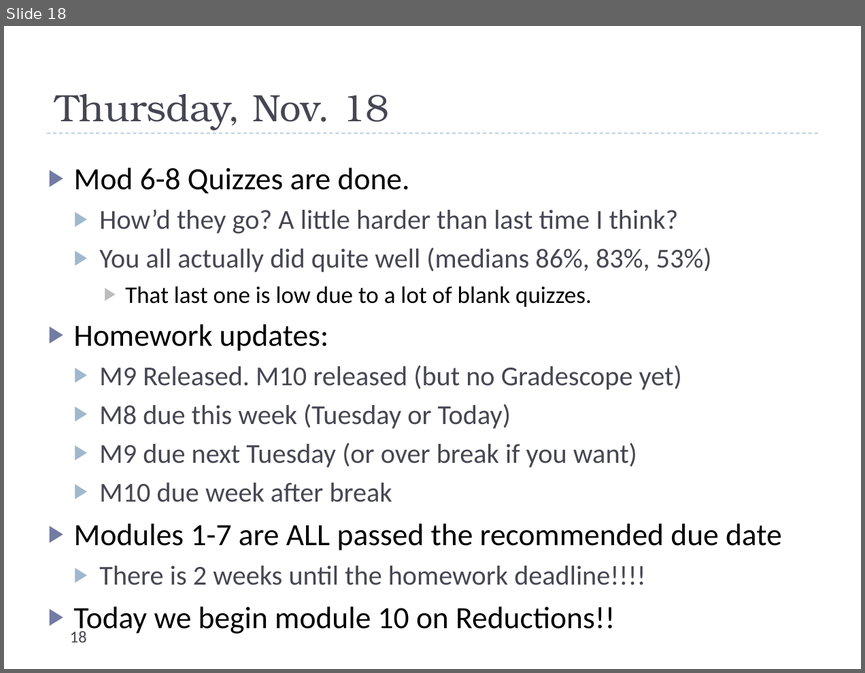
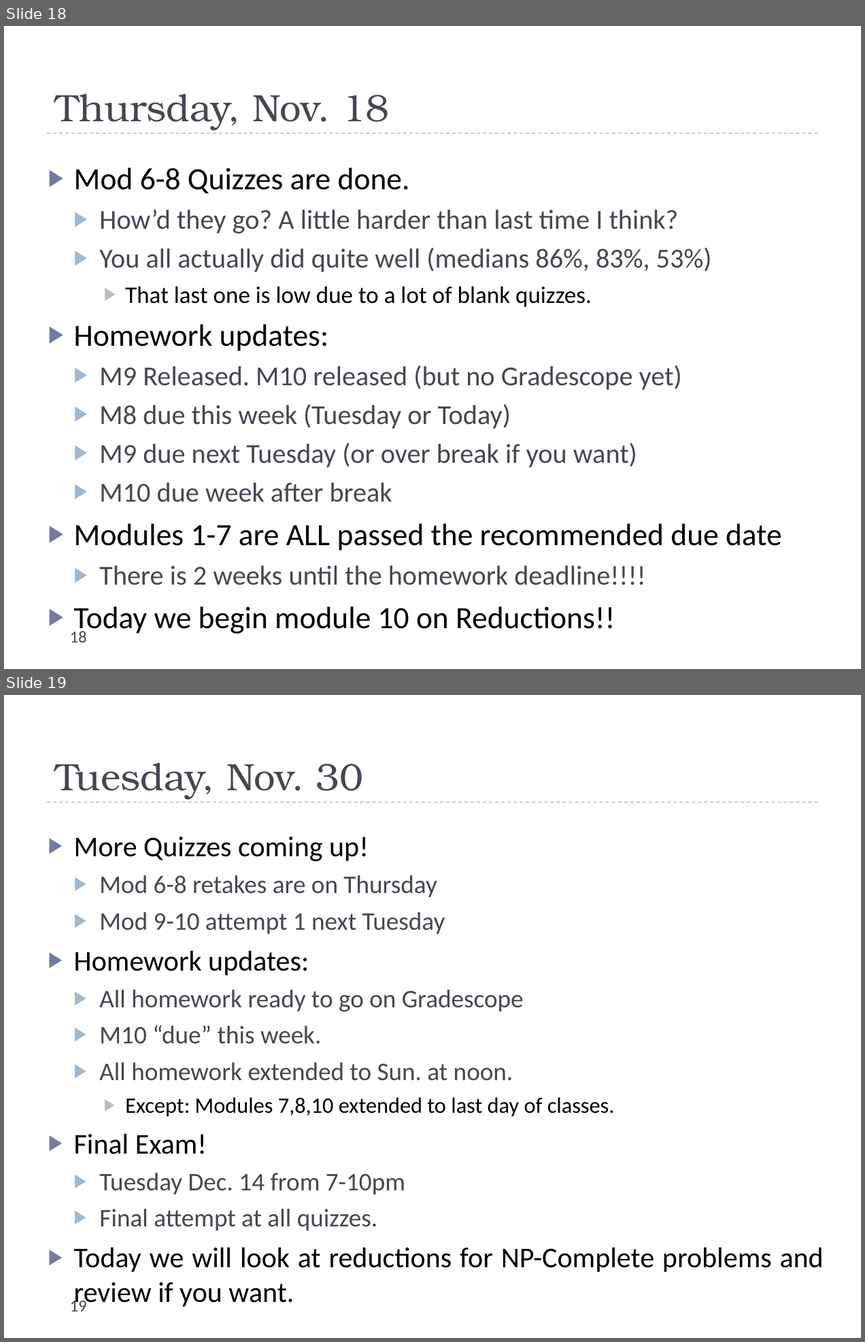
Before and after one commit to uva-cs/cs4102-f21, a slide deck: slides/dailyannouncements_mf.pptx. Shown one above the other, each under a label of ours: slide 18 before the commit, slides 18 and 19 after it. The pictures are 865x673 and 865x1342 pixels, drawn with LibreOffice and Linux fonts; fonts in the diff are those of the drawing. Boxes give left, top, right and bottom in pixels: in the first picture for what was removed or moved away, otherwise in the second. Text is boxed around its words. In the diff, an @@ line names an element or a change of style, - is before the commit and + after.

```diff
--- a/slides/dailyannouncements_mf.pptx
+++ b/slides/dailyannouncements_mf.pptx
@@ slide 19 added at <box>4,695,861,1338</box>, background #FFFFFF; not listed: 1 template element that a slide beside it also shows @@
@@ title added at <box>55,763,363,799</box>, 32 pt, text #464653 @@
+Tuesday, Nov. 30
@@ text added at <box>74,836,823,1308</box>, 21.3 pt, text #464653 @@
+▶ More Quizzes coming up!
+  ▶ Mod 6-8 retakes are on Thursday
+  ▶ Mod 9-10 attempt 1 next Tuesday
+▶ Homework updates:
+  ▶ All homework ready to go on Gradescope
+  ▶ M10 “due” this week.
+  ▶ All homework extended to Sun. at noon.
+    ▶ Except: Modules 7,8,10 extended to last day of classes.
+▶ Final Exam!
+  ▶ Tuesday Dec. 14 from 7-10pm
+  ▶ Final attempt at all quizzes.
+▶ Today we will look at reductions for NP-Complete problems and review if you want.
@@ page number added at <box>70,1297,87,1311</box>, 14 pt, text #464653 @@
+19
```
Also in this commit, not shown: 2 other files.
